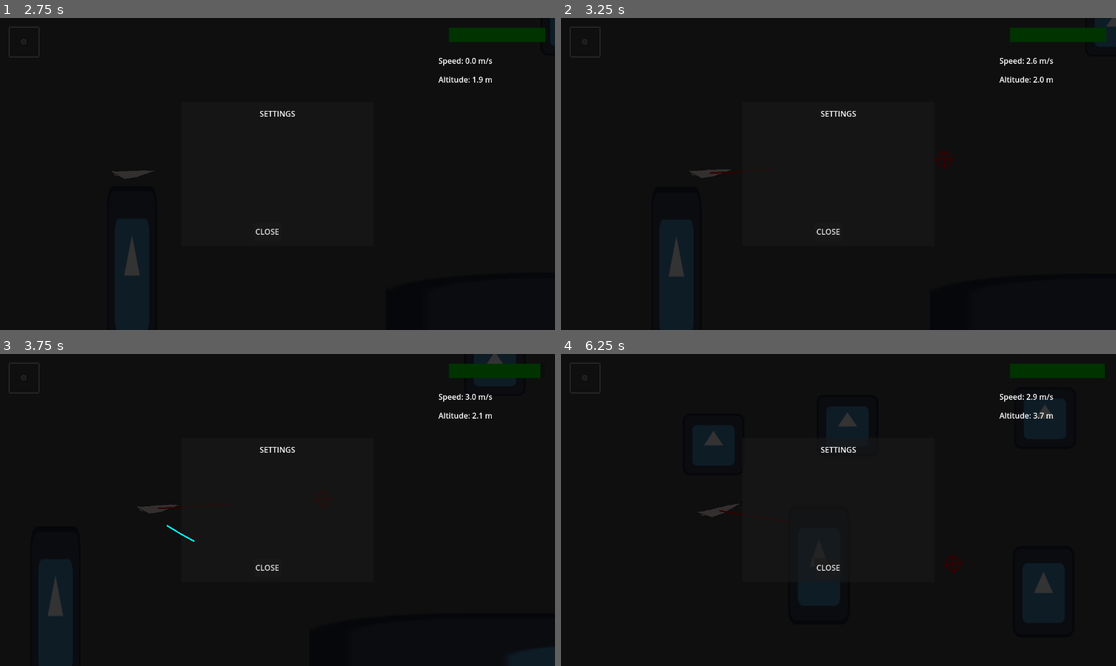
Above: before the commit, frames 1-4 (two rows, left to right).
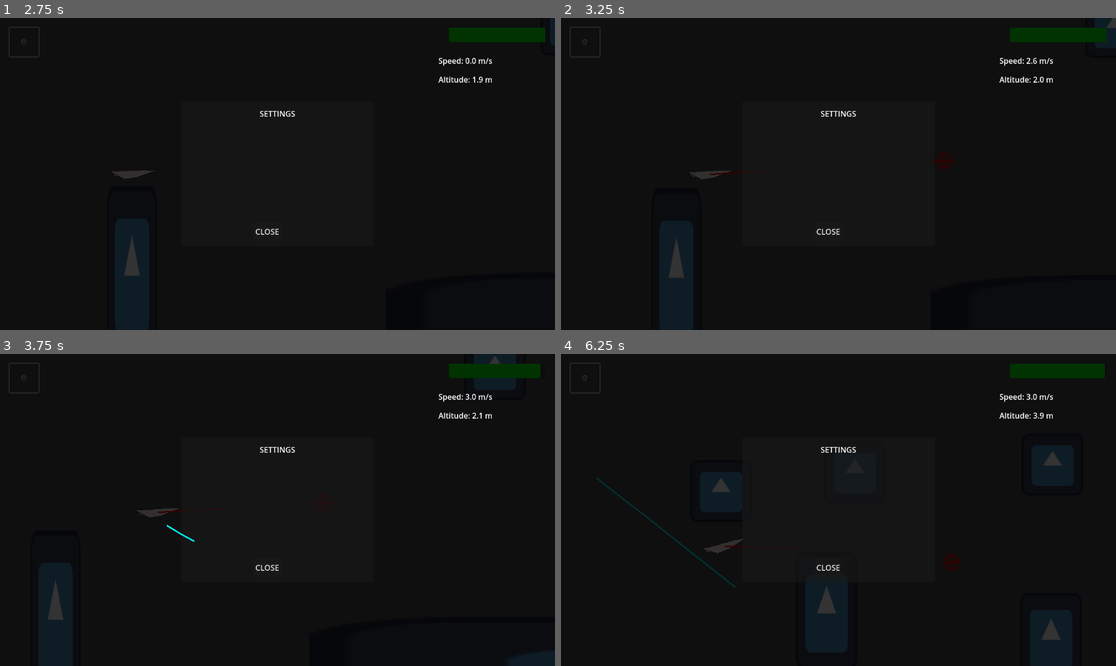
Above: after the commit, the same moments.

Repository: STUDIO-SINOKAYO/planegame
Game: Godot game, scene res://Scenes/level.tscn
The game is run twice, just before and just after one commit, with the same random seed, the same clock (stepped at 60 frames per second) and the same inputs. The engine's default icon, where the game draws it, is replaced by a stand-in: a white triangle on a blue panel in a dark square.
Inputs (mouse positions are in pixels of both pictures, inside the frame that each line leads up to):
- Up to frame 1 (2.75 s): click "⚙️" at 0.5 s; click "⚙️" at 1.25 s; click "⚙️" at 2 s
- Up to frame 2 (3.25 s): tap Enter (ui_accept) at 2.75, 3.02 s; move the mouse to (960, 158) at 2.77 s; right-click (960, 158) at 2.85 s; click (960, 158) at 2.92 s
- Up to frame 3 (3.75 s): drag from (166, 525) to (249, 572) at 3.52 s
- Up to frame 4 (6.25 s): move the mouse to (894, 441) at 4.27 s; right-click (894, 441) at 4.35 s; click (894, 441) at 4.42 s; drag from (810, 572) to (672, 463) at 5.02 s; move the mouse to (1005, 556) at 5.77 s; right-click (1005, 556) at 5.85 s; click (1005, 556) at 5.92 s; tap Enter (ui_accept) at 6.02 s

Frame 1 is identical in both runs. In frame 2, 0.2% of the frame differs, in the area x 19-100%, y 0-84%; in frame 3, 0.2%; in frame 4, 1.8%, in the area x 6-93%, y 13-92%.

Commit message:
fix plan movent

Diff:
--- a/Scenes/level.tscn
+++ b/Scenes/level.tscn
@@ -32,7 +32,7 @@
 polygon = PackedVector2Array(15, 0, -8, 8, -5, 0, -8, -8)
 
 [node name="Camera2D" type="Camera2D" parent="Plane"]
-offset = Vector2(300, 0)
+position = Vector2(300, 0)
 position_smoothing_enabled = true
 
 [node name="Sprite2D" type="Sprite2D" parent="Plane"]
--- a/Scripts/Level.gd
+++ b/Scripts/Level.gd
@@ -1,7 +1,8 @@
 extends Node2D
 
-# Main game controller - handles drawing lines that turn into wind currents for the plane
-# Draw with mouse, plane gets blown around by your lines instead of following them rigidly
+# Main game controller - handles drawing loops that create wind vortexes for the plane
+# Draw counterclockwise loops with mouse, plane gets pulled into vortexes and follows the red flow line
+# Only loops affect the plane - straight lines just start the game without physics effects
 
 # Node references - grabbed automatically when scene loads
 @onready var plane: CharacterBody2D = $Plane
@@ -17,12 +18,18 @@
 
 # Drawing stuff
 var drawn_path_line: Line2D      # The cyan line you see when drawing
+var finished_lines: Array = []   # Array of completed lines in world space
 var current_drawing: Array = []  # Points of what you're currently drawing
 var current_screen: Array = []	# Points of current drawing based on SCREEN POS
+var detected_loop_paths: Array = []  # Store the paths of detected loops
 var is_drawing = false
 var min_point_distance = 8.0     # Don't add points too close together
 var game_over = false
 var center = Line2D.new() 		# FOR DEBUG (detect loops 2)
+
+# Old drawing cleanup system
+var cleanup_timer: Timer         # Timer for removing old drawings
+var old_drawing_fade_time: float = 1.0  # How long old drawings stay visible after new one
 
 # Stamina prevents infinite drawing spam
 var max_stamina: float = 100.0
@@ -35,20 +42,23 @@
 
 func _ready():
 	setup_drawing()
+	setup_cleanup_timer()
 
 	# Signals are now connected through the editor instead of code
 	# Go to each button in the scene and connect their "pressed" signal
 	# Connect plane's "game_over" signal to _on_game_over() function
 
 func setup_drawing():
-	# Create the cyan line that shows your drawing
-	# Put it in the UI layer so camera movement doesn't affect it
-	drawn_path_line = Line2D.new()
-	drawn_path_line.width = 3.0
-	drawn_path_line.default_color = Color.CYAN
-	drawn_path_line.joint_mode = Line2D.LINE_JOINT_ROUND
-	drawn_path_line.end_cap_mode = Line2D.LINE_CAP_ROUND
-	ui.add_child(drawn_path_line)  # Add to UI layer instead of world space
+	# Initialize the drawing system - first line will be created when needed
+	pass
+
+func setup_cleanup_timer():
+	# Create timer for cleaning up old drawings
+	cleanup_timer = Timer.new()
+	cleanup_timer.wait_time = old_drawing_fade_time
+	cleanup_timer.one_shot = true
+	cleanup_timer.timeout.connect(_on_cleanup_old_drawings)
+	add_child(cleanup_timer)
 
 func _input(event):
 	if game_over:
@@ -73,45 +83,97 @@
 			var world_pos = get_global_mouse_position()
 			continue_drawing(screen_pos, world_pos)
 
-func start_drawing(screen_pos: Vector2, world_pos: Vector2):
+func start_drawing(screen_pos: Vector2, _world_pos: Vector2):
 	if current_stamina <= 0:
 		return
 
 	is_drawing = true
 	current_drawing.clear()
 	current_screen.clear()
-	drawn_path_line.clear_points()
-	current_drawing.append(world_pos)          # Store world coords for physics
+
+	# Create a NEW line for this drawing session
+	drawn_path_line = Line2D.new()
+	drawn_path_line.width = 3.0
+	drawn_path_line.default_color = Color.CYAN
+	drawn_path_line.joint_mode = Line2D.LINE_JOINT_ROUND
+	drawn_path_line.end_cap_mode = Line2D.LINE_CAP_ROUND
+	ui.add_child(drawn_path_line)  # Add to UI layer for drawing
+
+	current_drawing.append(screen_pos)         # Store screen coords during drawing
 	drawn_path_line.add_point(screen_pos)      # Draw at screen coords for UI
 	current_screen.append(screen_pos)		# Store screen coords for debug
 
-func continue_drawing(screen_pos: Vector2, world_pos: Vector2):
+func continue_drawing(screen_pos: Vector2, _world_pos: Vector2):
 	if current_drawing.size() == 0 or current_stamina <= 0:
 		if current_stamina <= 0:
 			finish_drawing()  # Auto-stop when stamina runs out
 		return
 
 	var last_point = current_drawing[current_drawing.size() - 1]
-	var distance = world_pos.distance_to(last_point)  # Check distance in world space
+	var distance = screen_pos.distance_to(last_point)  # Check distance in screen space
 
 	# Only add points that are far enough apart (keeps line smooth)
 	if distance >= min_point_distance:
-		current_drawing.append(world_pos)          # Store world coords for physics
+		current_drawing.append(screen_pos)         # Store screen coords during drawing
 		drawn_path_line.add_point(screen_pos)      # Draw at screen coords for UI
 		current_screen.append(screen_pos)
 
 func finish_drawing():
 	is_drawing = false
 
+	# Move the drawn line from UI layer back to world space for physics
+	if drawn_path_line and drawn_path_line.get_parent() == ui:
+		ui.remove_child(drawn_path_line)
+		add_child(drawn_path_line)  # Add to Level (world space)
+
+		# Convert screen coordinates to world coordinates for proper positioning
+		drawn_path_line.clear_points()
+		var world_coordinates = []
+		for screen_point in current_drawing:
+			# Convert screen coordinates to world coordinates using the camera
+			var camera = get_viewport().get_camera_2d()
+			if camera:
+				var world_point = camera.global_position + (screen_point - get_viewport_rect().size * 0.5) / camera.zoom
+				drawn_path_line.add_point(world_point)
+				world_coordinates.append(world_point)
+			else:
+				# Fallback if no camera
+				drawn_path_line.add_point(screen_point)
+				world_coordinates.append(screen_point)
+
+		# Update current_drawing to world coordinates for physics calculations
+		current_drawing = world_coordinates
+
+		# Add this line to the finished lines array
+		finished_lines.append(drawn_path_line)
+		drawn_path_line = null  # Clear reference so new line can be created
+
+		# Start cleanup timer to remove old drawings after 1 second
+		if cleanup_timer and finished_lines.size() > 1:
+			cleanup_timer.start()
+
 	# Send the drawn path to the plane if it's long enough
 	if current_drawing.size() > 3 and plane:
-		var loops = detect_loops_2()                 # Check for loops = speed boost
+		var loops = detect_loops_2()                 # Check for loops = wind physics
 		if(loops > 0):
-			plane.set_wind_path(current_drawing, loops)
+			# Create the red line connecting loop centers AFTER reparenting
+			create_red_line_after_reparent()
+
+			# Send loop data to the plane for wind physics (no speed changes)
+			var loop_centers = get_loop_centers()  # Get the red dot positions
+			var loop_directions = get_loop_flow_directions()  # Direction each loop points
+			plane.set_wind_path(current_drawing, loops)  # Just for game start trigger
+			# plane.set_loop_centers(loop_centers)   # For suction effect
+			# plane.set_loop_paths(detected_loop_paths)  # For path following
+			# plane.set_loop_directions(loop_directions)  # Individual flow directions for each loop
+		else:
+			# No loops detected - just start the game if needed
+			if not plane.game_started:
+				plane.game_started = true
 
 func detect_loops() -> int:
 	# Simple loop detection - counts direction changes to estimate loops
-	# More loops = more speed for the plane
+	# This is the old detection method, now replaced by detect_loops_2()
 	if current_drawing.size() < 10:
 		return 0
 
@@ -130,72 +192,239 @@
 		last_direction = current_direction
 
 	# Rough guess: full loop = about 8 big direction changes
+	# NOTE: This old method is not used anymore, see detect_loops_2() instead
 	loops = max(0, direction_changes / 8.0)
 	return int(loops)
 
 func detect_loops_2() -> int:
 	center.clear_points()
-	#loop detection mitas idea
+	detected_loop_paths.clear()  # Clear previous loop paths
+
+	print("=== LOOP DETECTION DEBUG ===")
+	print("Drawing size: ", current_drawing.size())
+
+	# Mita's loop detection algorithm - detects counterclockwise loops by finding
+	# specific directional pattern: UP movement, then LEFT movement, then DOWN movement
+	# Each detected pattern creates a wind vortex at the calculated loop center
 	#reset direction counts
 	var up_count = 0
 	var left_count = 0
 	var down_count = 0
 
-	#for calculating size
+	# Array to collect all loop centers before creating the red debug line
+	var loop_centers_found = []
+
+	# Variables for calculating loop area and tracking directional changes
 	var area = 0
 	var up = false
 	var left = false
 	var up_coords = Vector2(0, 0)
 	var left_coords = Vector2(0, 0)
 	var down_coords = Vector2(0, 0)
+	var up_index = 0
+	var left_index = 0
+	var down_index = 0
 
 	if current_drawing.size() < 10:
+		print("Drawing too small for loop detection")
 		return 0
 	var loops = 0
 
-	#go through coordinates in drawing
+	# Analyze each segment of the drawn line to detect directional changes
+	# Look for the pattern: upward movement → leftward movement → downward movement
 	var prev_x = 0
 	var prev_y = 0
 	for i in range(1, current_drawing.size()):
 		var current_direction = (current_drawing[i] - current_drawing[i-1]).normalized()
 
 		if(i > 1):
+			# Detect upward movement (negative change in x direction)
 			if(prev_x != 0 && current_direction.x <= 0 && ((current_direction.x / prev_x) < 0)): #UP
 				up_count += 1
 				up = true
 				up_coords = current_screen[i]
+				up_index = i
+				print("UP detected at index: ", i)
+			# Detect leftward movement (negative change in y direction while moving left)
 			if(prev_y != 0 && current_direction.x <= 0 && (current_direction.y / prev_y) < 0): #LEFT
 				left_count += 1
 				left = true
 				left_coords = current_screen[i]
+				left_index = i
+				print("LEFT detected at index: ", i)
+			# Detect downward movement (positive change in x direction after going up and left)
 			if(prev_x != 0 && current_direction.x >= 0 && (current_direction.x / prev_x) < 0): #DOWN
 				down_count += 1
-				#Calculate and add approx. area of loop
+				down_index = i
+				print("DOWN detected at index: ", i, " | up=", up, " left=", left)
+				# When we have UP→LEFT→DOWN sequence, create a loop center and calculate area
 				if up && left:
+					print("CREATING LOOP CENTER!")
 					down_coords = current_screen[i]
+					print("UP coords: ", up_coords)
+					print("LEFT coords: ", left_coords)
+					print("DOWN coords: ", down_coords)
+
+					# Calculate elliptical area approximation for the detected loop
 					var a = up_coords.distance_to(down_coords) / 2
 					var b = ((up_coords + down_coords) / 2).distance_to(left_coords)
 					area += 3.1415 * a * b
-					print("AREA")
-					print(area)
+					print("AREA: ", area)
+
+					# Calculate the center point between up and down coordinates
+					var loop_center_pos = (up_coords + down_coords) / 2
+					print("Calculated loop center: ", loop_center_pos)
+					loop_centers_found.append(loop_center_pos)
+
+					# Extract the path segment from this loop for wind physics
+					var loop_path = []
+					var start_idx = min(up_index, left_index)
+					var end_idx = down_index
+					for j in range(start_idx, min(end_idx + 1, current_drawing.size())):
+						loop_path.append(current_drawing[j])  # Use world coordinates for physics
+
+					# Only store loops with enough points to be meaningful
+					if loop_path.size() > 3:  # Only add meaningful loops
+						detected_loop_paths.append(loop_path)
+
+					# Reset flags to look for the next loop pattern
 					up = false
 					left = false
-					## PLOT CENTER POINT FOR DEBUG
-
-					center.default_color = Color.RED
-					center.width = 7
-					ui.add_child(center)
-					center.add_point((up_coords + down_coords) / 2)
-
+
+		# Track the previous direction components for comparison
 		if current_direction.x != 0:
 			prev_x = current_direction.x
 		if current_direction.y != 0:
 			prev_y = current_direction.y
+
+	# Create the red debug line connecting all detected loop centers
+	# This shows the overall flow direction for the wind vortex system
+	if loop_centers_found.size() > 0:
+		# Don't create the red line here - it will be created after reparenting
+		pass
+
+	# Final loop count is the minimum of all three directional changes
+	# (ensures we only count complete UP→LEFT→DOWN sequences)
 	loops = min(up_count, left_count, down_count)
-	print("LOOPS: ")
-	print(loops)
+	print("Final counts - up:", up_count, " left:", left_count, " down:", down_count)
+	print("LOOPS: ", loops)
+
+	# Store loop centers for later red line creation (after reparenting)
+	center.clear_points()  # Clear any previous points
+	if loop_centers_found.size() > 0:
+		# Sort loop centers by X coordinate (left to right) for consistent flow direction
+		loop_centers_found.sort_custom(func(a, b): return a.x < b.x)
+		print("Sorted loop centers by X coordinate: ", loop_centers_found)
+
+		for loop_center_pos in loop_centers_found:
+			center.add_point(loop_center_pos)
+
+	print("Loop centers found for red line: ", loop_centers_found.size())
 
 	return loops
+
+func create_red_line_after_reparent():
+	# Create the red debug line connecting loop centers after drawing is reparented to world space
+	# This ensures the red line coordinates match the world coordinate system
+	if center.get_point_count() > 0:
+		# Remove existing red line if any
+		if center.get_parent():
+			center.get_parent().remove_child(center)
+
+		# Convert screen coordinates to world coordinates for the red line
+		var world_centers = []
+		var camera = get_viewport().get_camera_2d()
+
+		print("=== CREATING RED LINE AFTER REPARENT ===")
+		for i in range(center.get_point_count()):
+			var screen_center = center.get_point_position(i)
+			print("Screen center ", i, ": ", screen_center)
+
+			if camera:
+				var world_center = camera.global_position + (screen_center - get_viewport_rect().size * 0.5) / camera.zoom
+				world_centers.append(world_center)
+				print("World center ", i, ": ", world_center)
+			else:
+				world_centers.append(screen_center)
+				print("World center ", i, " (no camera): ", screen_center)
+
+		# Clear and recreate the red line with world coordinates
+		center.clear_points()
+		center.default_color = Color.RED
+		center.width = 7
+		add_child(center)  # Add to Level (world space) instead of UI
+
+		# Add world coordinate points to the red line
+		for world_center in world_centers:
+			center.add_point(world_center)
+
+		print("Red line created with ", center.get_point_count(), " world coordinate points")
+
+func get_loop_centers() -> Array:
+	# Extract the center points from the red line for loop suction physics
+	# Red line is now already in world coordinates after reparenting
+	var centers = []
+
+	print("=== LOOP CENTERS (already in world coords) ===")
+
+	for i in range(center.get_point_count()):
+		var world_center = center.get_point_position(i)
+		centers.append(world_center)
+		print("World center ", i, ": ", world_center)
+
+	print("Final loop centers for physics: ", centers)
+	return centers
+
+func get_red_line_direction() -> Vector2:
+	# Calculate the overall direction of the red debug line (connecting loop centers)
+	if center.get_point_count() < 2:
+		return Vector2.RIGHT  # Default direction if no line
+
+	# Calculate direction from first to last point of red line
+	var start_point = center.get_point_position(0)
+	var end_point = center.get_point_position(center.get_point_count() - 1)
+
+	return (end_point - start_point).normalized()
+
+func get_loop_flow_directions() -> Array:
+	# Calculate individual flow directions for each loop pointing to the center of the next loop
+	var directions = []
+
+	print("=== LOOP FLOW DIRECTIONS ===")
+	print("Red line point count: ", center.get_point_count())
+
+	if center.get_point_count() < 2:
+		# If only one or no loops, use default right direction
+		print("Only one or no loops, using default directions")
+		for i in range(center.get_point_count()):
+			directions.append(Vector2.RIGHT)
+			print("Direction ", i, ": ", Vector2.RIGHT, " (default)")
+		return directions
+
+	# For each loop, calculate direction from its center to the next loop's center
+	for i in range(center.get_point_count()):
+		if i < center.get_point_count() - 1:
+			# Point from current loop center to next loop center
+			var current_loop_center = center.get_point_position(i)
+			var next_loop_center = center.get_point_position(i + 1)
+			var direction = (next_loop_center - current_loop_center).normalized()
+			directions.append(direction)
+			print("Direction ", i, ": from ", current_loop_center, " to ", next_loop_center, " = ", direction)
+		else:
+			# For the last loop, use the overall direction or continue in same direction as previous
+			if directions.size() > 0:
+				directions.append(directions[directions.size() - 1])  # Same direction as previous loop
+				print("Direction ", i, ": ", directions[directions.size() - 1], " (same as previous)")
+			else:
+				directions.append(Vector2.RIGHT)  # Fallback
+				print("Direction ", i, ": ", Vector2.RIGHT, " (fallback)")
+
+	print("Final flow directions: ", directions)
+	return directions
+
+func _draw():
+	# Only draw the red line connecting loop centers - no debug circles or arrows
+	pass
 
 func _process(delta):
 	update_stamina(delta)
@@ -248,3 +477,13 @@
 func _on_restart_pressed():
 	# Just reload the whole scene, easiest way to reset everything
 	get_tree().reload_current_scene()
+
+func _on_cleanup_old_drawings():
+	# Remove all old drawings except the most recent one
+	# Keep the last drawing visible, remove all others
+	while finished_lines.size() > 1:
+		var old_line = finished_lines[0]  # Get the oldest line
+		if old_line and old_line.get_parent():
+			old_line.get_parent().remove_child(old_line)
+			old_line.queue_free()
+		finished_lines.remove_at(0)  # Remove from array
